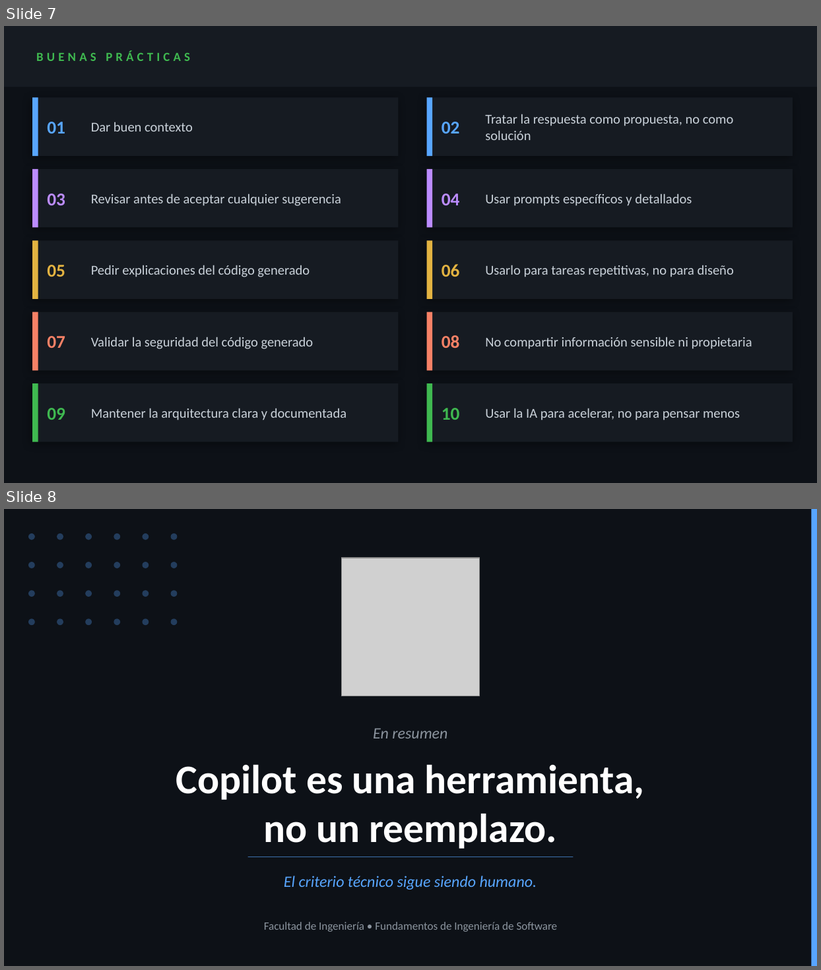
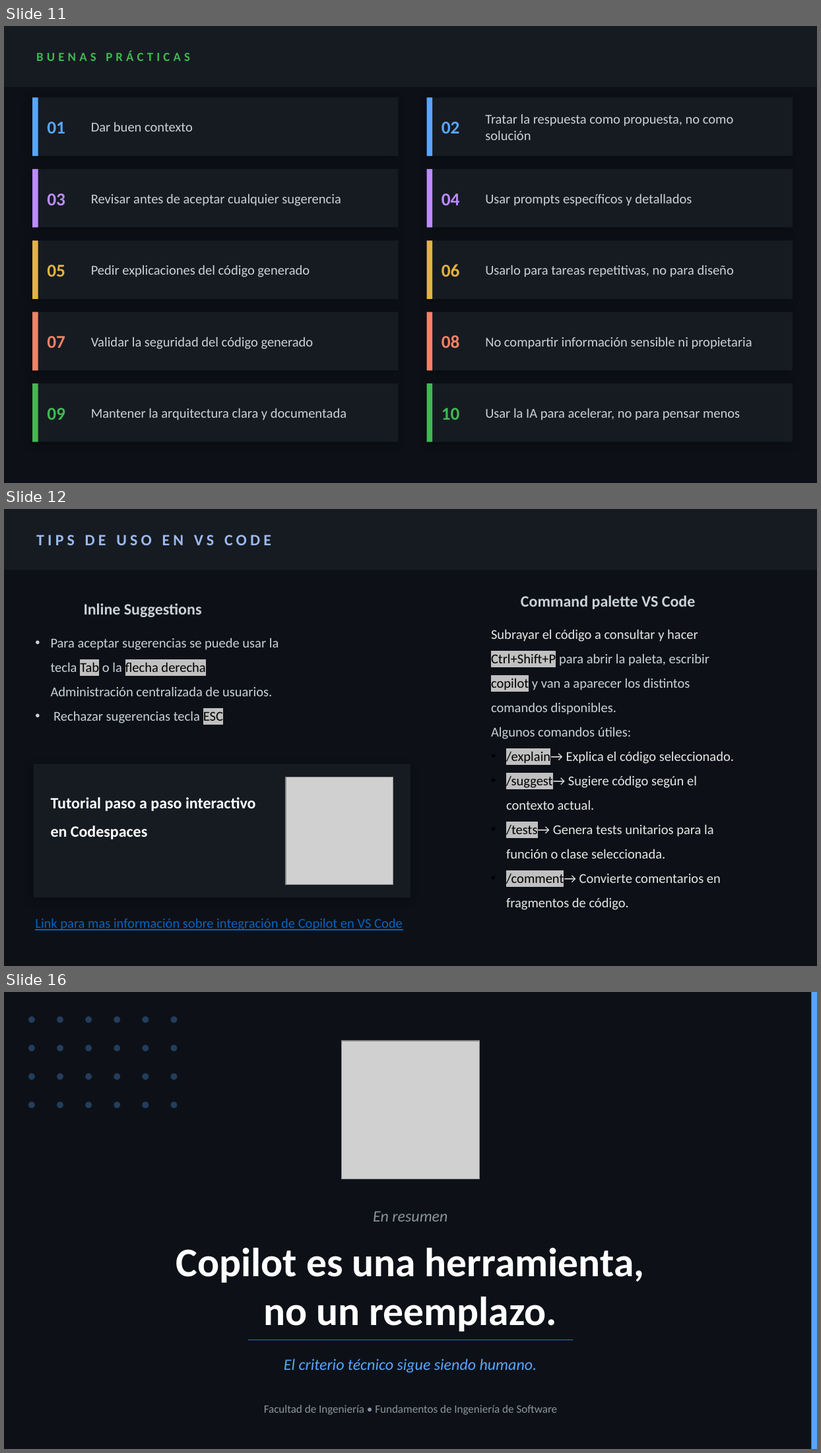
Before and after one commit to luciaviera/investigacion-GtiHubCopilot-FIS, a slide deck: presentacion.pptx. Shown one above the other, each under a label of ours: slides 7 and 8 before the commit, slides 11, 12 and 16 after it; the slides between them are not shown. The pictures are 821x970 and 821x1453 pixels, drawn with LibreOffice and Linux fonts; fonts in the diff are those of the drawing; grey boxes stand for pictures. Boxes give left, top, right and bottom in pixels: in the first picture for what was removed or moved away, otherwise in the second. Text is boxed around its words. In the diff, an @@ line names an element or a change of style, - is before the commit and + after.

```diff
--- a/presentacion.pptx
+++ b/presentacion.pptx
@@ slide 12 added at [4,509,817,966], background #0D1117 @@
@@ rectangle added at [4,509,817,570], fill #161B22 @@
@@ text added at [36,535,271,545], 14 pt, text #9DBAED, bold @@
+TIPS DE USO EN VS CODE
@@ text added at [84,603,202,617], 14 pt, text #C9D1D9, bold @@
+Inline Suggestions
@@ text added at [521,595,696,609], 14 pt, text #C9D1D9, bold @@
+Command palette VS Code
@@ text added at [51,638,279,723], 12 pt, text #C9D1D9 @@
+• Para aceptar sugerencias se puede usar la tecla Tab o la flecha derecha Administración centralizada de usuarios.
+• Rechazar sugerencias tecla ESC
@@ text added at [491,629,734,910], 12 pt, text #E7E6E6 @@
+Subrayar el código a consultar y hacer Ctrl+Shift+P para abrir la paleta, escribir copilot y van a aparecer los distintos comandos disponibles.
+Algunos comandos útiles:
+• /explain→ Explica el código seleccionado.
+• /suggest→ Sugiere código según el contexto actual.
+• /tests→ Genera tests unitarios para la función o clase seleccionada.
+• /comment→ Convierte comentarios en fragmentos de código.
@@ rectangle added at [33,764,411,898], fill #161B22 @@
@@ picture added at [286,778,393,885] @@
@@ text added at [51,797,256,840], 14 pt, text #FFFFFF, bold @@
+Tutorial paso a paso interactivo en Codespaces
@@ text added at [35,918,403,931], 12 pt, text #0563C1, underline @@
+Link para mas información sobre integración de Copilot en VS Code
@@ what was slide 7 is now slide 11 @@
@@ what was slide 8 is now slide 16 @@
```
Also in this commit, not shown: 1 slide changed, 10 other slides added, 2 slides removed.
